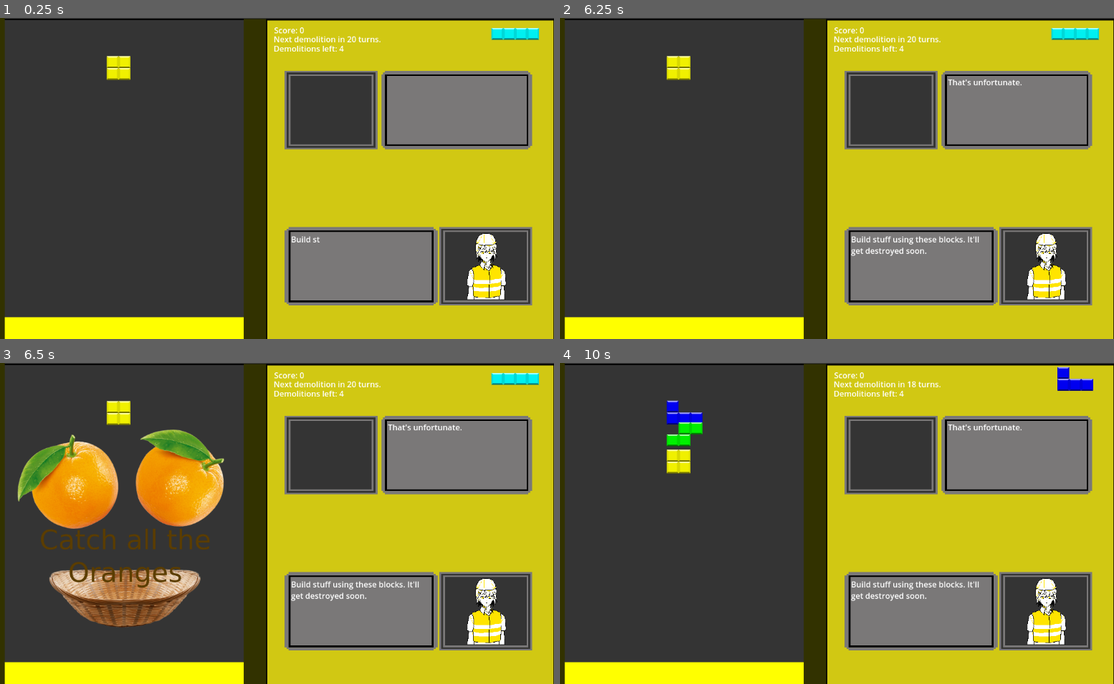
Above: before the commit, frames 1-4 (two rows, left to right).
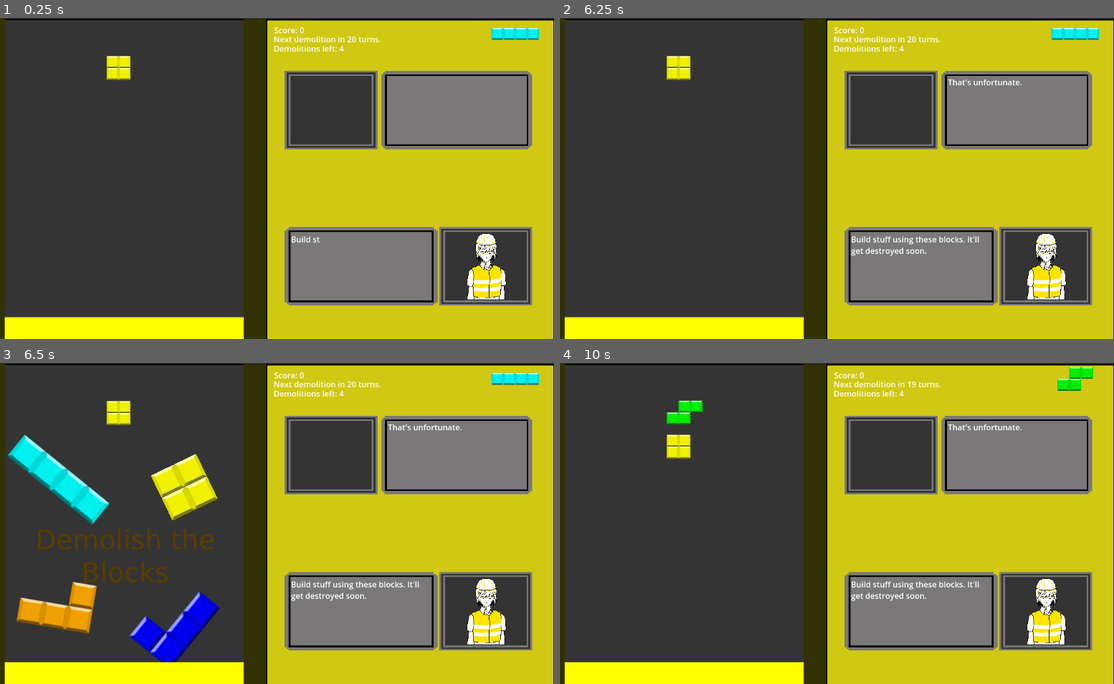
Above: after the commit, the same moments.

Repository: ChaffeyGameDevelopmentClub/RadiantTeam1
Game: Godot game, scene res://Assets/Yellow/Yellow Game/yellow_game.tscn
Same seed, same stepped clock (60 frames per second), same inputs: the game is played once before the commit and once after it. This scene is started directly instead of the project's main scene. Sound files missing from this copy of the repository are replaced by a short silence.
Inputs (mouse positions are in pixels of both pictures, inside the frame that each line leads up to):
- Up to frame 1 (0.25 s): no input
- Up to frame 2 (6.25 s): tap Enter (ui_accept) at 0.5, 0.6, 0.77, 1.07, 1.52, 1.55, 1.82, 2.3, 2.75, 2.85, 3.02, 3.32, 3.5, 3.77, 3.8, 4.07, 4.25, 4.52, 4.55, 4.82, 5, 5.1, 5.75, 6.02, 6.05 s; move the mouse to (953, 162) at 0.52 s; hold D (right) 0.53-2.03 s; move the mouse to (715, 194) at 1.27 s; click (715, 194) at 1.35 s; move the mouse to (886, 107) at 2.02 s; hold A (left) 2.03-2.78 s; tap Space (space) at 2.1, 4.35 s; move the mouse to (798, 242) at 2.77 s; hold D (right) 2.78-4.28 s; move the mouse to (997, 226) at 3.52 s; click (997, 226) at 3.6 s; move the mouse to (654, 130) at 4.27 s; hold A (left) 4.28-5.03 s; move the mouse to (853, 178) at 5.02 s; hold D (right) 5.03-5.78 s; move the mouse to (742, 98) at 5.77 s; hold A (left) from 5.78 s (still down); click (742, 98) at 5.85 s
- Up to frame 3 (6.5 s): keep holding A (left); tap Enter (ui_accept) at 6.32 s
- Up to frame 4 (10 s): move the mouse to (953, 507) at 6.52 s; tap Space (space) at 6.6, 8.85 s; tap Enter (ui_accept) at 6.77, 6.8, 7.07, 7.35, 7.52, 7.82, 8.3, 9.02, 9.05, 9.32, 9.6, 9.77 s; move the mouse to (715, 539) at 7.27 s; release A (left) at 7.28 s; hold D (right) 7.28-9.53 s; move the mouse to (886, 452) at 8.02 s; click (886, 452) at 8.1 s; move the mouse to (798, 587) at 8.77 s; move the mouse to (997, 571) at 9.52 s; hold A (left) from 9.53 s (still down)

Frames 1-2 are identical in both runs. In frame 3, 15% of the frame differs, in the area x 1-41%, y 20-94%; in frame 4, 1.6%.

Commit message:
Scene switches and bug fixes

Diff:
--- a/Assets/Orange/Orange Game/OrangeGraphic.gd
+++ b/Assets/Orange/Orange Game/OrangeGraphic.gd
@@ -1,14 +1,18 @@
 extends Sprite2D
+
+var exitGame
 
 @export var OrangeTimer : Node
 # Called when the node enters the scene tree for the first time.
 func _ready():
 	visible = false
+	exitGame = false
 
 
 # Called every frame. 'delta' is the elapsed time since the previous frame.
 func _process(delta):
-	pass
+	if Input.is_action_just_pressed("ui_accept") and exitGame:
+		get_tree().change_scene_to_file("res://Assets/Yellow/Yellow Game/yellow_game.tscn")
 
 
 func _on_graphic_fade_timer_timeout():
@@ -17,3 +21,4 @@
 func _win_catch_game():
 	visible = true
 	texture = load("res://Assets/Orange/Orange Game/Orange Win Graphic.png")
+	exitGame = true
--- a/Assets/Orange/Orange Game/OrangeManager.gd
+++ b/Assets/Orange/Orange Game/OrangeManager.gd
@@ -53,7 +53,7 @@
 				dialogueTimer.start()
 			patientDialogueActive = false
 			playerDialogueActive = false
-	if score == 3 and dialoguePhase == 1:
+	if score == 5 and dialoguePhase == 1:
 		dialoguePhase = 2
 		patientDialogue.set_text("I love stealing oranges.")
 		playerDialogue.set_text("You are evil.")
@@ -61,7 +61,7 @@
 		playerDialogue.set_visible_ratio(0)
 		patientDialogueActive = true
 		playerDialogueActive = false
-	if score == 6 and dialoguePhase == 2:
+	if score == 10 and dialoguePhase == 2:
 		dialoguePhase = 3
 		patientDialogue.set_text("Wow, I can now see the error of my ways. Thank you doctor.")
 		playerDialogue.set_text("Yes. Now get out of my house.")
--- a/Assets/Yellow/Yellow Game/YellowGraphic.gd
+++ b/Assets/Yellow/Yellow Game/YellowGraphic.gd
@@ -1,21 +1,27 @@
 extends Sprite2D
+
+var exitGame
 
 @export var YellowTimer : Node
 # Called when the node enters the scene tree for the first time.
 func _ready():
 	visible = false
+	exitGame = false
 
 
 # Called every frame. 'delta' is the elapsed time since the previous frame.
 func _process(delta):
-	pass
+	if Input.is_action_just_pressed("ui_accept") and exitGame:
+		get_tree().change_scene_to_file("res://Assets/Orange/Orange Game/orange_game.tscn")
 
 
 func _on_graphic_fade_timer_timeout():
 	visible = false
 func win_block_game():
 	visible = true
-	texture = load("res://Orange Game/Orange Win Graphic.png")
+	texture = load("res://Assets/Yellow/Yellow Game/Yellow Game Win.png")
+	exitGame = true
 func lose_block_game():
 	visible = true
-	texture = load("res://Orange Game/Orange Win Graphic.png")
+	texture = load("res://Assets/Yellow/Yellow Game/Yellow Game Lose.png")
+	exitGame = true
--- a/Assets/Yellow/Yellow Game/player_block.gd
+++ b/Assets/Yellow/Yellow Game/player_block.gd
@@ -14,16 +14,21 @@
 const SPEED = 300.0
 const JUMP_VELOCITY = -400.0
 var yellowManager
-
+var canPlaceBlock
+var blockPlaceTimer
 # Get the gravity from the project settings to be synced with RigidBody nodes.
 func _ready():
 	nextBlockImage = get_tree().current_scene.get_node("NextBlock")
 	yellowManager = get_tree().current_scene.get_node("yellowManager")
 	BlockImage = get_node("playerBlockSprite")
+	blockPlaceTimer = get_node("BlockPlaceTimer")
+	canPlaceBlock = true
 func _process(delta):
 	if(Input.is_action_just_pressed("Rotate")):
 		rotation_degrees += 90
-	if(Input.is_action_just_pressed("ui_accept") and yellowManager.gameActive == true):
+	if(Input.is_action_just_pressed("ui_accept") and yellowManager.gameActive == true and canPlaceBlock == true):
+		canPlaceBlock = false
+		blockPlaceTimer.start()
 		if nextBlock == 1:
 			T = T1.instantiate()
 		elif nextBlock == 2:
@@ -102,3 +107,7 @@
 		if position.x > 100:
 			position.x -= 25
 	move_and_slide()
+
+
+func _on_block_place_timer_timeout():
+	canPlaceBlock = true
--- a/Assets/Yellow/Yellow Game/player_block.tscn
+++ b/Assets/Yellow/Yellow Game/player_block.tscn
@@ -25,3 +25,9 @@
 [node name="playerBlockSprite" type="Sprite2D" parent="."]
 position = Vector2(0, 1)
 texture = ExtResource("9_li1s5")
+
+[node name="BlockPlaceTimer" type="Timer" parent="."]
+wait_time = 0.5
+one_shot = true
+
+[connection signal="timeout" from="BlockPlaceTimer" to="." method="_on_block_place_timer_timeout"]
--- a/Assets/Yellow/Yellow Game/yellow_game.tscn
+++ b/Assets/Yellow/Yellow Game/yellow_game.tscn
@@ -4,7 +4,7 @@
 [ext_resource type="AudioStream" uid="uid://bklitilgldg00" path="res://Assets/Yellow/Yellow Game/T Blocks/T Block Nodes/Yellow_Patient_Theme.wav" id="1_rusdx"]
 [ext_resource type="Script" path="res://Assets/Yellow/AudioStreamPlayer2D.gd" id="2_ly55d"]
 [ext_resource type="Script" path="res://Assets/Yellow/Yellow Game/DemolitionBox.gd" id="3_n4riw"]
-[ext_resource type="Texture2D" uid="uid://dcbubg4c31rma" path="res://Assets/Orange/Orange Game/Orange Graphic.png" id="4_5g428"]
+[ext_resource type="Texture2D" uid="uid://bf5jlpj1jc56p" path="res://Assets/Yellow/Yellow Game/Yellow Game Start.png" id="4_5m21y"]
 [ext_resource type="Script" path="res://Assets/Yellow/Yellow Game/yellowManager.gd" id="4_57ttc"]
 [ext_resource type="PackedScene" uid="uid://3ixgu3opddmx" path="res://Assets/Yellow/Yellow Game/player_block.tscn" id="4_p211n"]
 [ext_resource type="Script" path="res://Assets/Yellow/Yellow Game/YellowGraphic.gd" id="5_2gly5"]
@@ -32,7 +32,7 @@
 
 [node name="YellowGraphic" type="Sprite2D" parent="." node_paths=PackedStringArray("YellowTimer")]
 position = Vector2(289, 381)
-texture = ExtResource("4_5g428")
+texture = ExtResource("4_5m21y")
 script = ExtResource("5_2gly5")
 YellowTimer = NodePath("../yellowManager/YellowTimer")
 
Binary file added: Assets/Yellow/Yellow Game/Yellow Game Lose.png
Not shown, added: Assets/Yellow/Yellow Game/Yellow Game Lose.png.import
Binary file added: Assets/Yellow/Yellow Game/Yellow Game Start.png
Not shown, added: Assets/Yellow/Yellow Game/Yellow Game Start.png.import
Binary file added: Assets/Yellow/Yellow Game/Yellow Game Win.png
Not shown, added: Assets/Yellow/Yellow Game/Yellow Game Win.png.import
